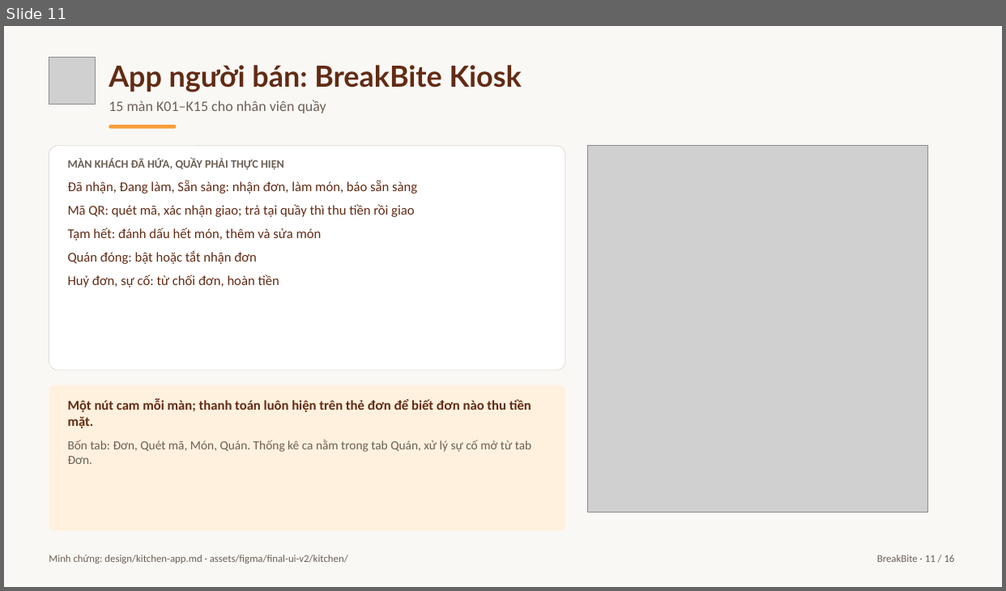
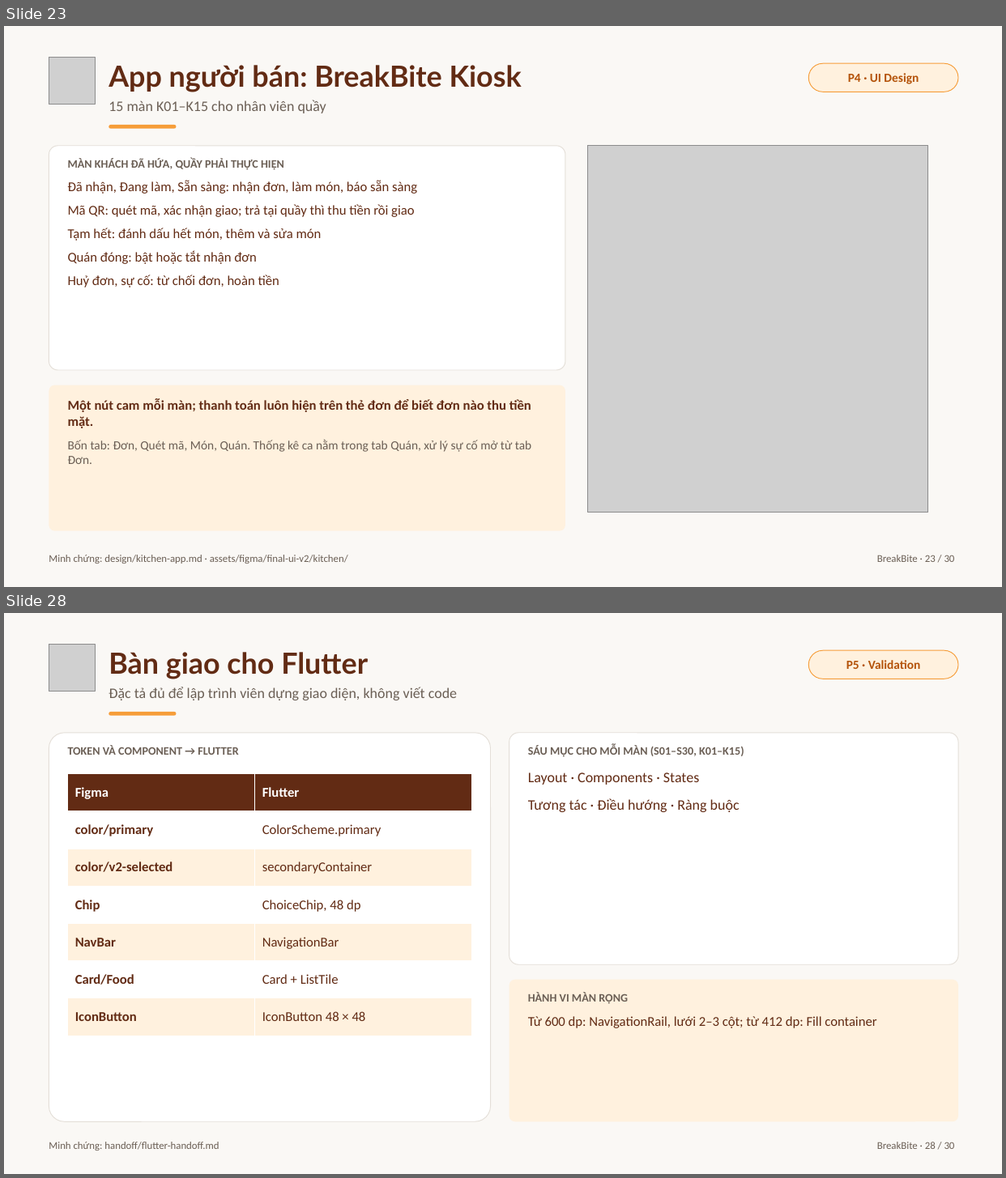
Before and after one commit to baonv0817/PRM323-Lab2-Group2, a slide deck: slides/BreakBite_Lab2_Presentation.pptx. Shown one above the other, each under a label of ours: slide 11 before the commit, slides 23 and 28 after it; the slides between them are not shown. The pictures are 1006x591 and 1006x1178 pixels, drawn with LibreOffice and Linux fonts; fonts in the diff are those of the drawing; grey boxes stand for pictures. Boxes give left, top, right and bottom in pixels: in the first picture for what was removed or moved away, otherwise in the second. Text is boxed around its words. In the diff, an @@ line names an element or a change of style, - is before the commit and + after.

Commit message:
Rebuild slide deck in 30 slides following the P0-P5 design process; refresh concept board and scripts

```diff
--- a/slides/BreakBite_Lab2_Presentation.pptx
+++ b/slides/BreakBite_Lab2_Presentation.pptx
@@ slide 28 added at bbox=[4, 613, 1002, 1174], background #FAF8F5 @@
@@ picture added at bbox=[49, 645, 96, 691] @@
@@ text added at bbox=[108, 652, 368, 679], 28 pt, text #622B14, bold @@
+Bàn giao cho Flutter
@@ rounded rectangle added at bbox=[809, 650, 958, 679], fill #FFF1DE, outline #F69D39 0.75 pt @@
@@ text added at bbox=[846, 660, 921, 669], 12 pt, text #B45309, bold @@
+P5 · Validation
@@ text added at bbox=[108, 687, 457, 700], 14 pt, text #6B5F55 @@
+Đặc tả đủ để lập trình viên dựng giao diện, không viết code
@@ rounded rectangle added at bbox=[49, 733, 491, 1122], fill #FFFFFF, outline #E4DFD8 0.75 pt @@
@@ rounded rectangle added at bbox=[108, 712, 177, 716], fill #F69D39 @@
@@ rounded rectangle added at bbox=[509, 733, 958, 965], fill #FFFFFF, outline #E4DFD8 0.75 pt @@
@@ text added at bbox=[68, 745, 238, 755], 11 pt, text #6B5F55, bold @@
+TOKEN VÀ COMPONENT → FLUTTER
@@ text added at bbox=[528, 745, 744, 812], 14 pt, text #622B14 @@
+SÁU MỤC CHO MỖI MÀN (S01–S30, K01–K15)
+Layout · Components · States
+Tương tác · Điều hướng · Ràng buộc
@@ table added at bbox=[68, 774, 472, 1036], 7 rows, 2 columns @@
+Figma | Flutter
+color/primary | ColorScheme.primary
+color/v2-selected | secondaryContainer
+Chip | ChoiceChip, 48 dp
+NavBar | NavigationBar
+Card/Food | Card + ListTile
+IconButton | IconButton 48 × 48
@@ rounded rectangle added at bbox=[509, 980, 958, 1122], fill #FFF1DE @@
@@ text added at bbox=[528, 992, 876, 1029], 13 pt, text #622B14 @@
+HÀNH VI MÀN RỘNG
+Từ 600 dp: NavigationRail, lưới 2–3 cột; từ 412 dp: Fill container
@@ text added at bbox=[49, 1142, 219, 1151], 10 pt, text #6B5F55 @@
+Minh chứng: handoff/flutter-handoff.md
@@ text added at bbox=[877, 1142, 955, 1149], 10 pt, text #6B5F55 @@
+BreakBite · 28 / 30
@@ what was slide 11 is now slide 23 @@
@@ slide 23 changed as well @@
@@ rounded rectangle added at bbox=[809, 63, 958, 92], fill #FFF1DE, outline #F69D39 0.75 pt @@
@@ text added at bbox=[848, 73, 918, 84], 12 pt, text #B45309, bold @@
+P4 · UI Design
@@ text at bbox=[877, 555, 955, 562]: text changed @@
-BreakBite · 11 / 16
+BreakBite · 23 / 30
```
Also in this commit, not shown: 9 other slides changed, 19 other slides added, 6 slides removed, 9 other files.
